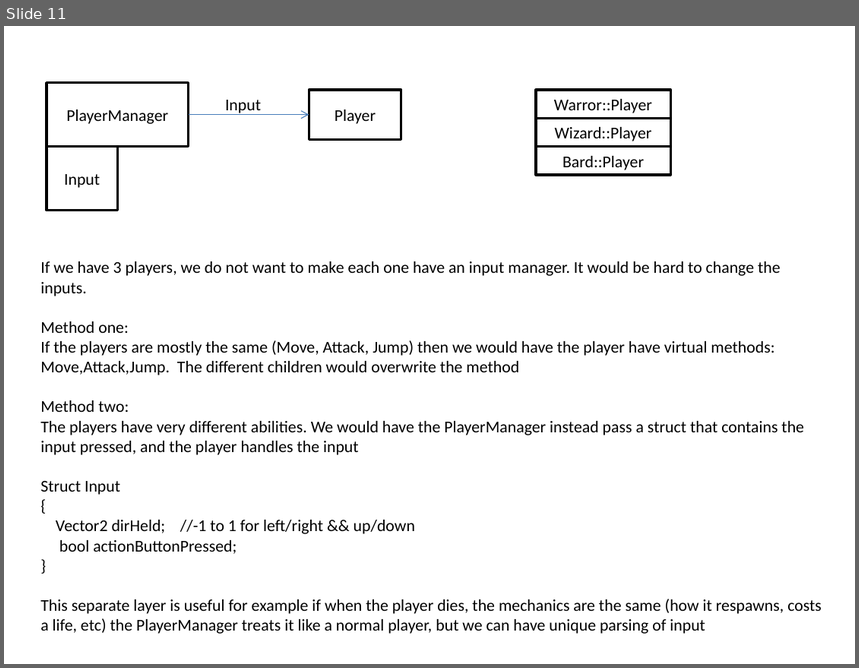
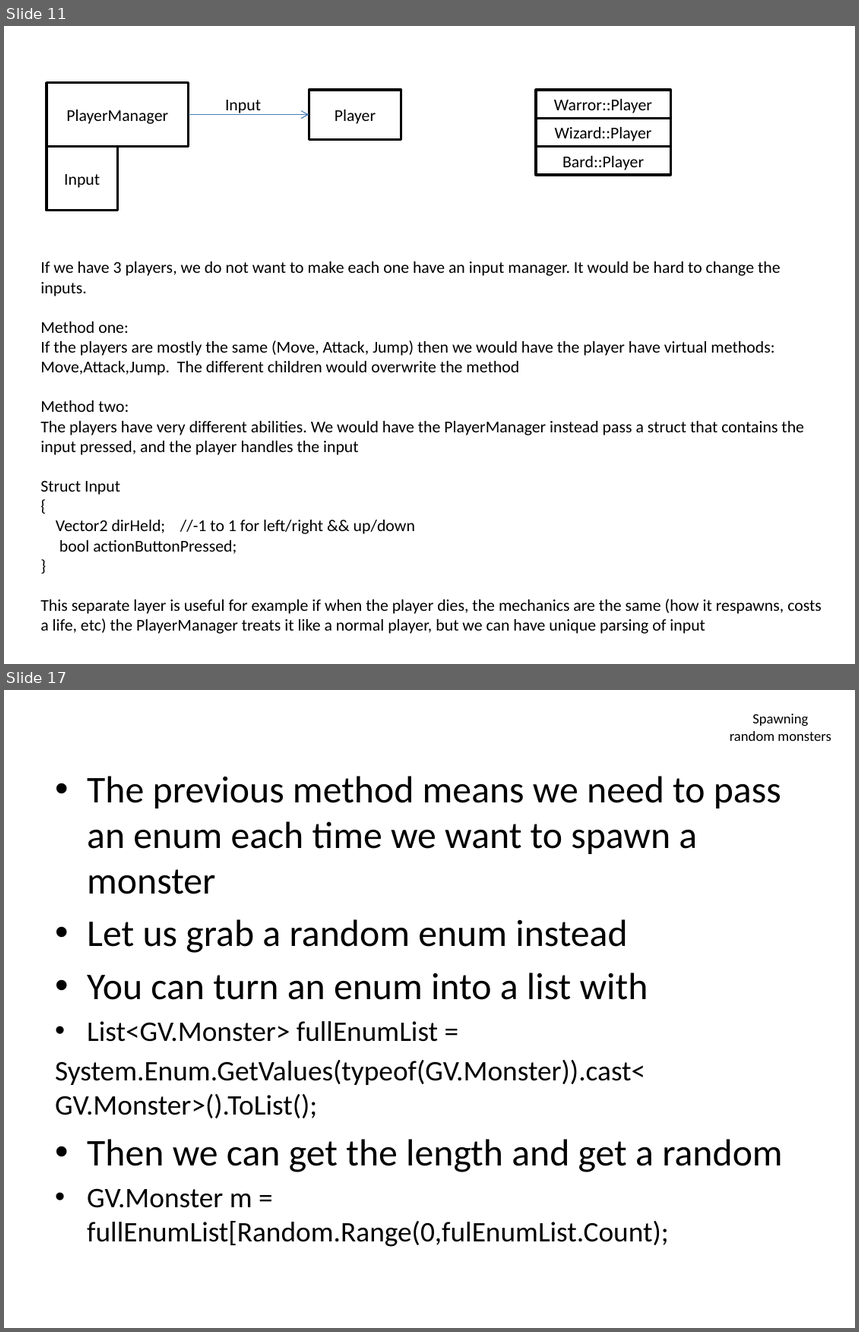
Before and after one commit to mattstg/GoopSoupV2, a slide deck: Docs/FlowPresentation.pptx. Shown one above the other, each under a label of ours: slide 11 before the commit, slides 11 and 17 after it; the slides between them are not shown. The pictures are 859x668 and 859x1332 pixels, drawn with LibreOffice and Linux fonts; fonts in the diff are those of the drawing. Boxes give left, top, right and bottom in pixels: in the first picture for what was removed or moved away, otherwise in the second. Text is boxed around its words. In the diff, an @@ line names an element or a change of style, - is before the commit and + after.

```diff
--- a/Docs/FlowPresentation.pptx
+++ b/Docs/FlowPresentation.pptx
@@ slide 17 added at box(4, 690, 855, 1328), background #FFFFFF @@
@@ title added at box(730, 714, 831, 741), 12 pt, text #000000 @@
+Spawning random monsters
@@ text added at box(55, 776, 782, 1247), 32 pt, text #000000 @@
+• The previous method means we need to pass an enum each time we want to spawn a monster
+• Let us grab a random enum instead
+• You can turn an enum into a list with
+• List<GV.Monster> fullEnumList =
+System.Enum.GetValues(typeof(GV.Monster)).cast< GV.Monster>().ToList();
+• Then we can get the length and get a random
+• GV.Monster m = fullEnumList[Random.Range(0,fulEnumList.Count);
```
Also in this commit, not shown: 12 other slides added, 6 other files.
